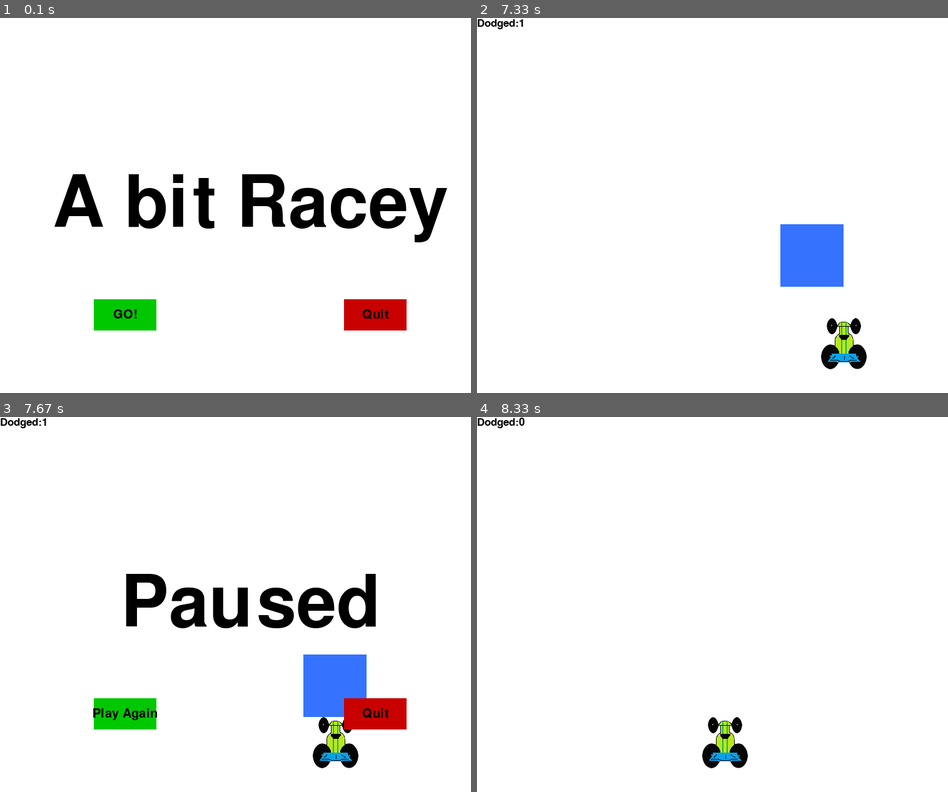
Above: before the commit, frames 1-4 (two rows, left to right).
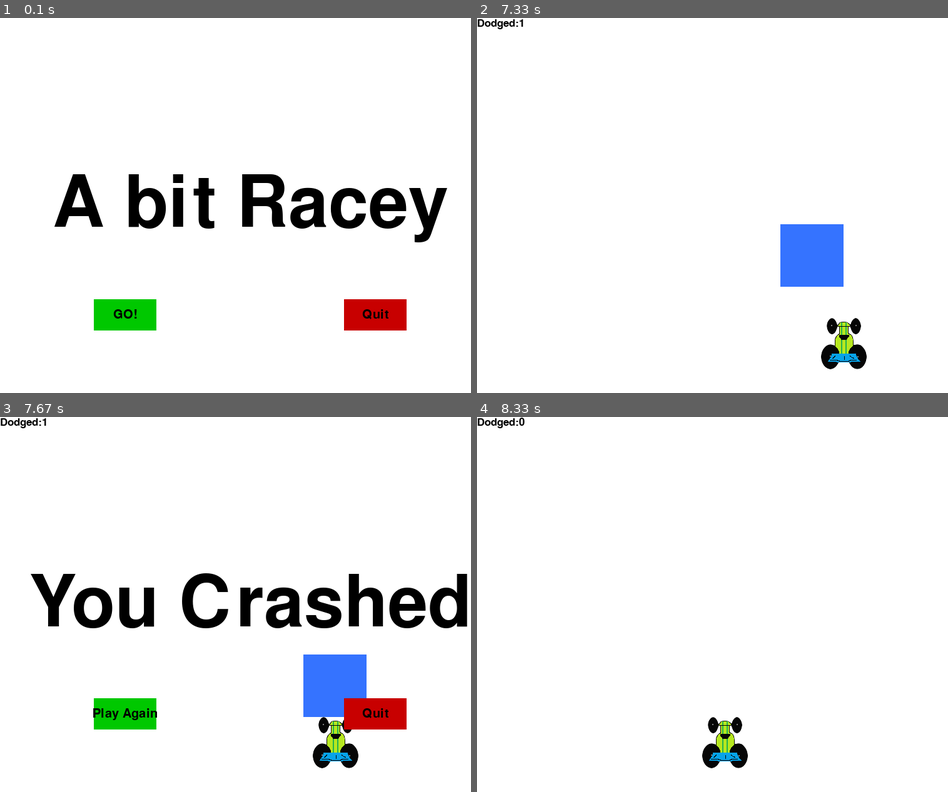
Above: after the commit, the same moments.

Repository: lonkigit/pygameDemo
Game: pygame game, started from study/pygameDemo2.py
Same seed, same stepped clock (60 frames per second), same inputs: the game is played once before the commit and once after it.
Inputs (mouse positions are in pixels of both pictures, inside the frame that each line leads up to):
- Up to frame 1 (0.1 s): no input
- Up to frame 2 (7.33 s): press the mouse at (604, 314) at 0.37 s; move the mouse to (688, 303) at 0.47 s; release the mouse at (773, 288) at 0.6 s; tap P at 0.67 s; press the mouse at (604, 314) at 1.03 s; move the mouse to (604, 224) at 1.13 s; release the mouse at (608, 130) at 1.27 s; hold Right 1.33-1.8 s; hold Right 1.83-2.3 s; hold Left 2.33-2.87 s; hold Left 2.9-3.3 s; hold Right 3.33-3.97 s; hold Left 4-4.47 s; hold Right 4.5-4.97 s; hold Right 5-5.47 s; hold Left 5.5-6.03 s; hold Left 6.07-6.47 s; hold Right 6.5-7.13 s; hold Left from 7.17 s (still down)
- Up to frame 3 (7.67 s): release Left at 7.63 s
- Up to frame 4 (8.33 s): click "Play Again" at 8.27 s

Frames 1-2 are identical in both runs. In frame 3, 6.3% of the frame differs, in the area x 6-100%, y 41-57%; in frame 4, nothing differs.

Commit message:
override music feature

Diff:
--- a/study/pygameDemo2.py
+++ b/study/pygameDemo2.py
@@ -19,6 +19,7 @@
 
 car_width = 73
 
+crash_sound = pygame.mixer.Sound("crash.wav")
 pause = False
 # crash = True
 
@@ -27,6 +28,7 @@
 clock = pygame.time.Clock()
 
 carImg = pygame.image.load('racecar.png')
+pygame.display.set_icon(carImg)
 
 
 def things_dodged(count):
@@ -60,8 +62,11 @@
 
 def crash():
 
+    pygame.mixer.Sound.play(crash_sound)
+    pygame.mixer.music.stop()
+
     largeText = pygame.font.Font('freesansbold.ttf', 115)
-    TextSurf, TextRect = text_objects("Paused", largeText)
+    TextSurf, TextRect = text_objects("You Crashed", largeText)
     TextRect.center = ((display_width / 2), (display_height / 2))
     gameDisplay.blit(TextSurf, TextRect)
 
@@ -83,7 +88,7 @@
 def button(msg, x, y, w, h, ic, ac, action=None):
     mouse = pygame.mouse.get_pos()
     click = pygame.mouse.get_pressed()
-    print(click)
+    # print(click)
 
     if x + w > mouse[0] > x and y + h > mouse[1] > y:
         pygame.draw.rect(gameDisplay, ac, (x, y, w, h))
@@ -101,10 +106,13 @@
 
 def unpaused():
     global pause
+    pygame.mixer.music.unpause()
     pause = False
 
 
 def paused():
+
+    pygame.mixer.music.pause()
 
     largeText = pygame.font.Font('freesansbold.ttf', 115)
     TextSurf, TextRect = text_objects("Paused", largeText)
@@ -153,7 +161,12 @@
 
 
 def game_loop():
+
     global pause
+
+    pygame.mixer.music.load('jazz.wav')
+    pygame.mixer.music.play(-1)
+
     x = (display_width * 0.45)
     y = (display_height * 0.8)
 
Not shown, added: study/crash.wav
Not shown, added: study/jazz.wav
